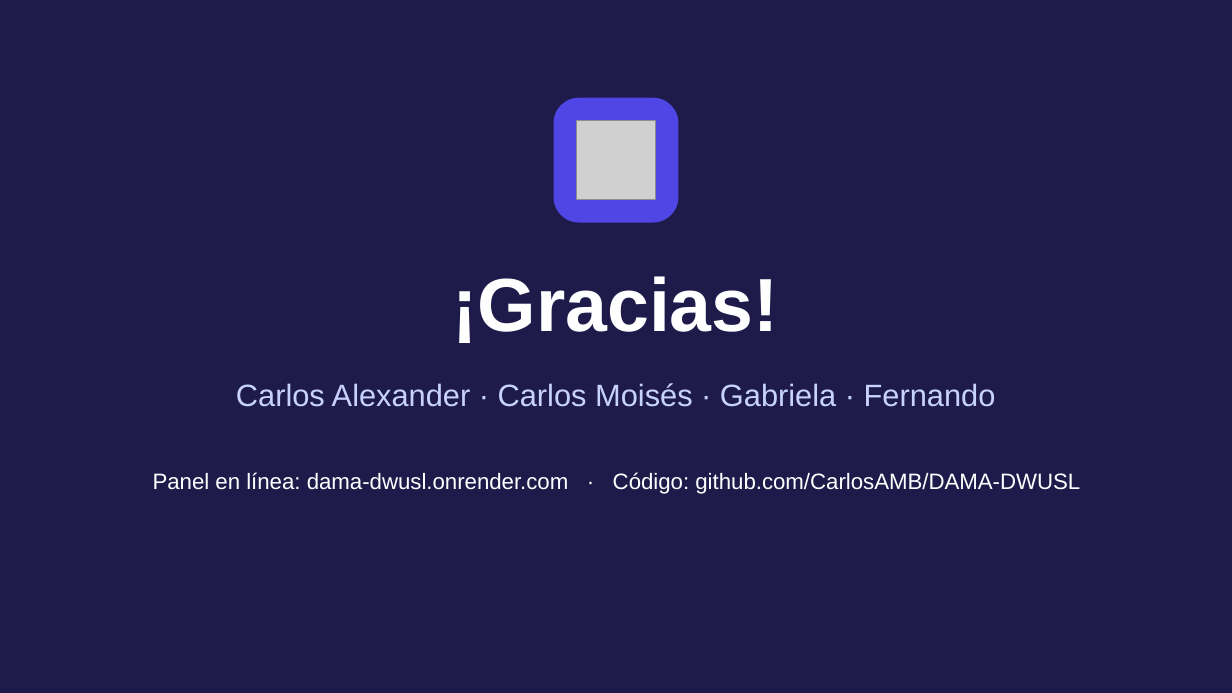
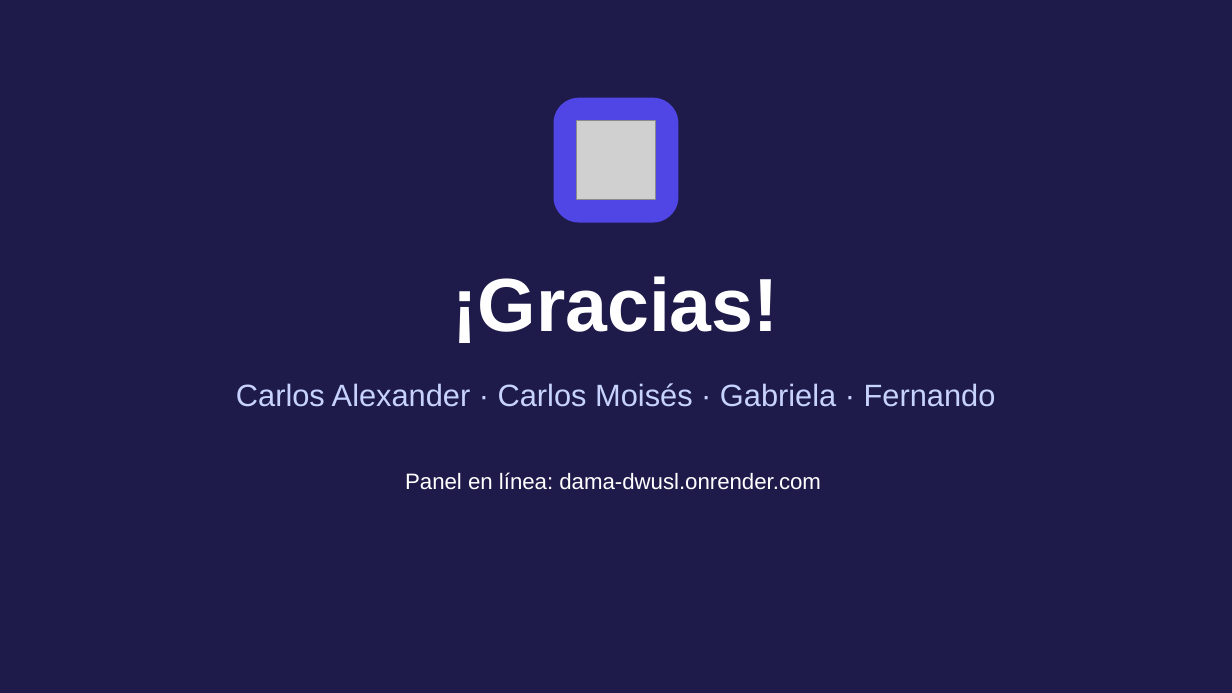
Before and after one commit to CarlosAMB/DAMA-DWUSL, a slide deck: slide 11 of Entrega/EasyLife_Presentacion.pptx. Drawn at 1232x693 pixels with LibreOffice and Linux fonts; fonts in the diff are those of the drawing; grey boxes stand for pictures. Boxes give left, top, right and bottom in pixels: in the first picture for what was removed or moved away, otherwise in the second. Text is boxed around its words. In the diff, an @@ line names an element or a change of style, - is before the commit and + after.

```diff
--- a/Entrega/EasyLife_Presentacion.pptx
+++ b/Entrega/EasyLife_Presentacion.pptx
@@ text at [405, 472, 821, 490]: text changed @@
-Panel en línea: dama-dwusl.onrender.com · Código: github.com/CarlosAMB/DAMA-DWUSL
+Panel en línea: dama-dwusl.onrender.com
```
Also in this commit, not shown: 5 other files.
